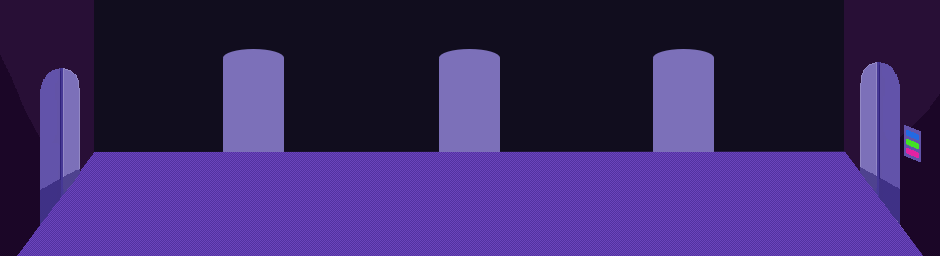
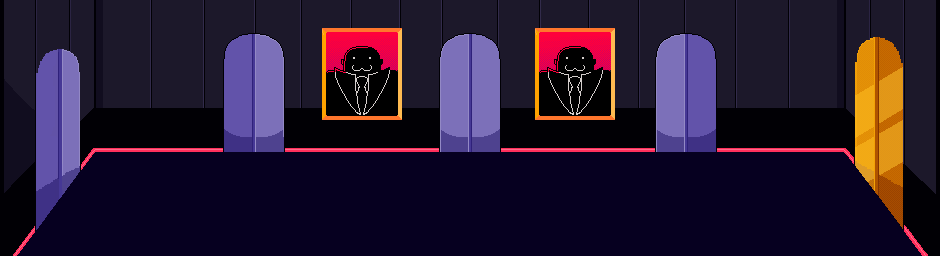
Layers edited between the first and the second 940 × 256 image:
added layer "Pintar camada 24" above "Pintar camada 24 Mescladas" over [0, 128, 940, 256]
moved "Plano de fundo" (1st of 6) above "Plano de fundo", painted on it over [817, 22, 940, 256]
added layer "Pintar camada 19" above "Pintar camada 18" over [832, 64, 940, 192]
added layer "Pintar camada 18" above "Pintar camada 20" over [832, 64, 940, 256]
added layer "Pintar camada 20" above "Pintar camada 13 Mescladas" over [149, 0, 789, 192]
added layer "Pintar camada 13 Mescladas" above "Pintar camada 21" over [405, 0, 725, 192]
added layer "Pintar camada 21" above "Pintar camada 13" over [256, 0, 448, 128]
added layer "Pintar camada 13" above "Pintar camada 10 Mescladas" over [194, 0, 450, 192]
painted on "Plano de fundo" (3rd of 6) over [0, 0, 143, 256]
painted on "Pintar camada 2" (1st of 5) over [171, 23, 793, 215]
painted on "Pintar camada 2" (2nd of 5) over [171, 0, 579, 215]
painted on "Pintar camada 2" (3rd of 5) over [387, 0, 795, 215]
added layer "Pintar camada 24 Mescladas" (2nd of 2) above "Pintar camada 12" over [0, 64, 940, 256]
added layer "Pintar camada 12" above "Pintar camada 17" over [0, 0, 940, 256]
added layer "Pintar camada 17" above "Pintar camada 2" over [128, 0, 940, 192]
added layer "Pintar camada 2" (4th of 5) above "Pintar camada 2" over [0, 0, 939, 256]
painted on "Pintar camada 2" (5th of 5) over [0, 0, 940, 256]
painted on "Pintar camada 5" (3rd of 3) over [0, 86, 940, 256]
painted on "Pintar camada 6" (1st of 2) over [64, 0, 940, 256]
added layer "Pintar camada 10 Mescladas" (2nd of 2) (41%) above "Pintar camada 10" over [128, 0, 832, 128]
hid "Pintar camada 10" (1st of 2), moved it above "Pintar camada 10", painted on it over [806, 0, 940, 192]
moved "Pintar camada 10" (2nd of 2) above "Pintar camada 4", painted on it over [64, 0, 940, 201]
painted on "Pintar camada 4" over [0, 0, 940, 256]
…and 2 more changes (1 painted, 1 removed, 1 visibility)
